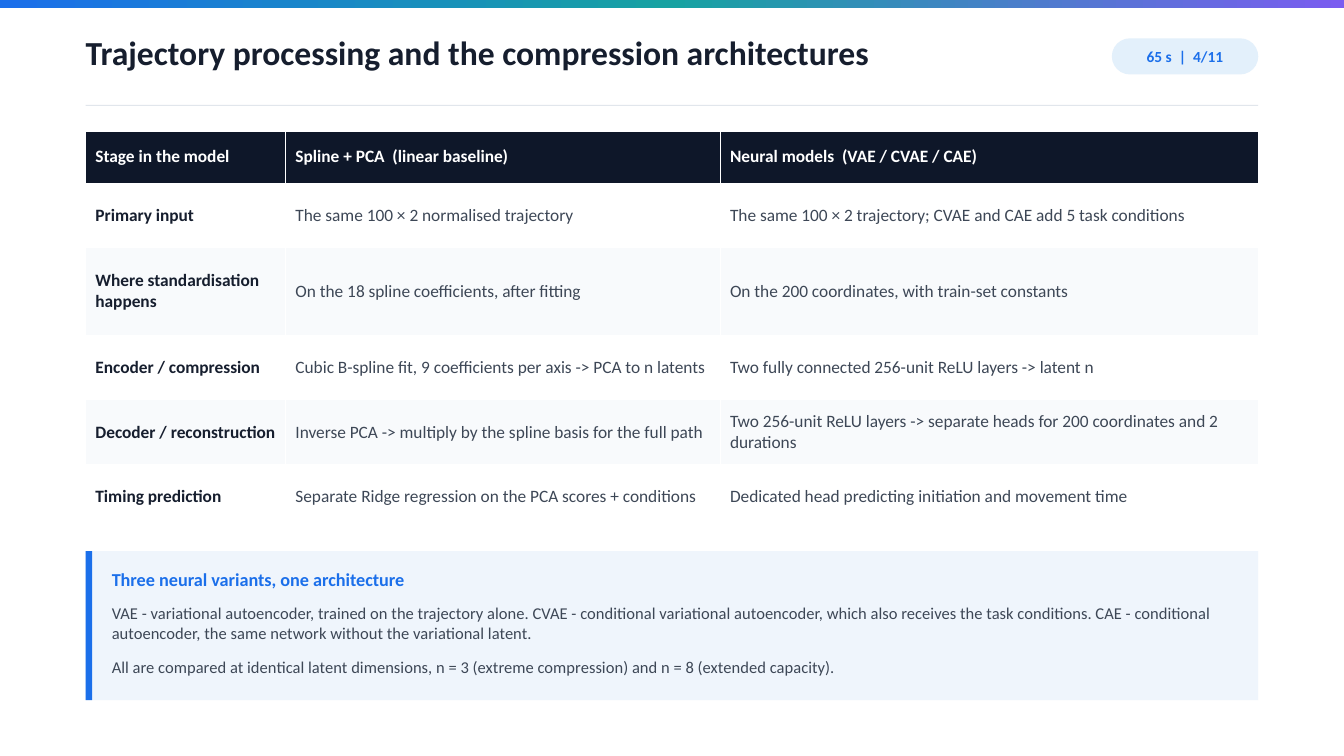
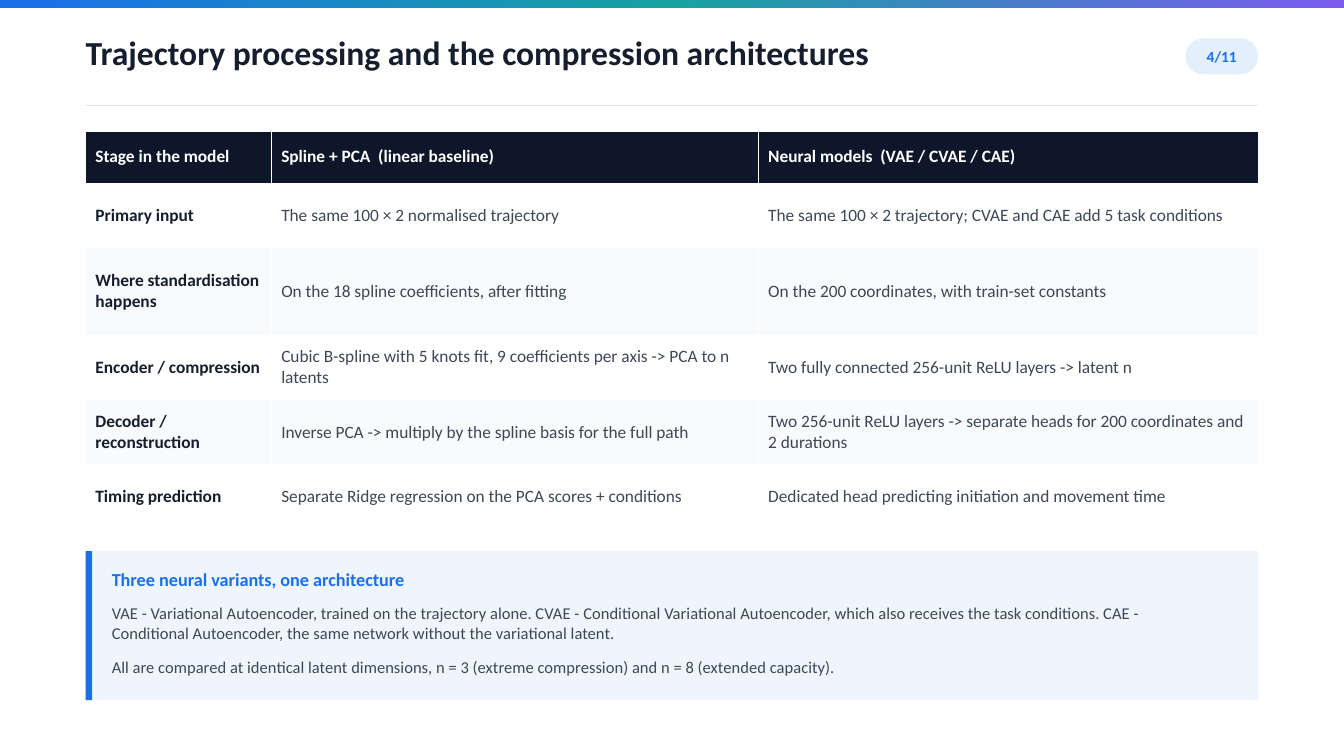
Before and after one commit to pazflashner/interception-movements-dl, a slide deck: slide 4 of production/Interception_Movements_Presentation_Styled.pptx. Drawn at 1344x756 pixels with LibreOffice and Linux fonts; fonts in the diff are those of the drawing. Boxes give left, top, right and bottom in pixels: in the first picture for what was removed or moved away, otherwise in the second. Text is boxed around its words. In the diff, an @@ line names an element or a change of style, - is before the commit and + after.

```diff
--- a/production/Interception_Movements_Presentation_Styled.pptx
+++ b/production/Interception_Movements_Presentation_Styled.pptx
@@ rounded rectangle "4/11": place and size @@
-rounded rectangle "4/11" at [1112,38,1258,75]
+rounded rectangle "4/11" at [1186,38,1258,75]
@@ text in rounded rectangle at [1207,51,1237,63]: text changed @@
-65 s | 4/11
+4/11
@@ table at [86,131,1258,529] @@
-row 4, column 2: Cubic B-spline fit, 9 coefficients per axis -> PCA to n latents
+row 4, column 2: Cubic B-spline with 5 knots fit, 9 coefficients per axis -> PCA to n latents
@@ text at [112,607,1130,641]: text changed @@
-VAE - variational autoencoder, trained on the trajectory alone. CVAE - conditional variational autoencoder, which also receives the task conditions. CAE - conditional autoencoder, the same network without the variational latent.
+VAE - Variational Autoencoder, trained on the trajectory alone. CVAE - Conditional Variational Autoencoder, which also receives the task conditions. CAE - Conditional Autoencoder, the same network without the variational latent.
```
Also in this commit, not shown: 10 other slides changed, 5 other files.
